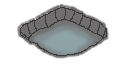
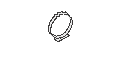
Layers edited between the first and the second (128, 64) image:
added layer "Layer #1" above "Layer" over (48, 11, 73, 42)
hid "Layer" over (16, 3, 110, 60)
